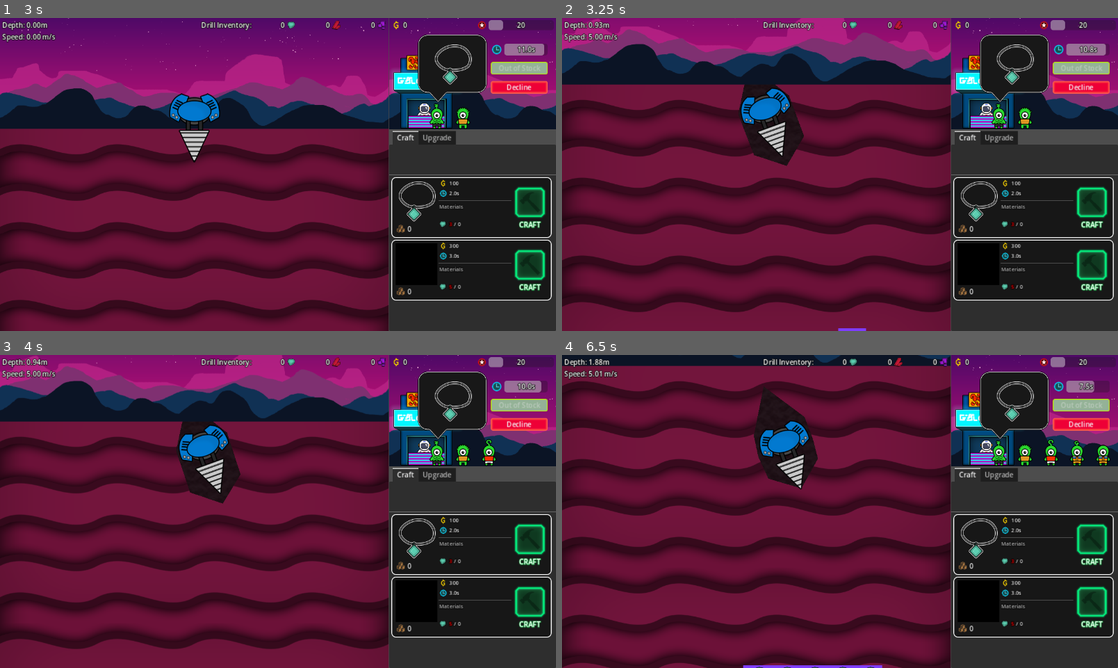
Above: before the commit, frames 1-4 (two rows, left to right).
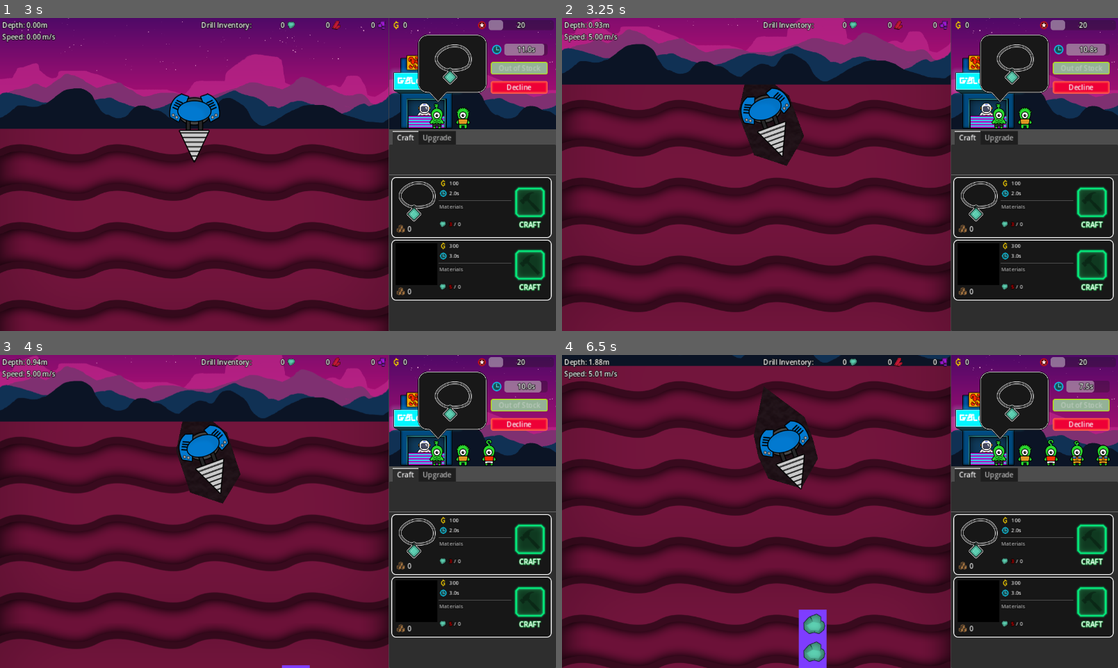
Above: after the commit, the same moments.

Repository: aNotSoCleverName/mechanicore
Game: Godot game, scene res://Main.tscn
Same seed, same stepped clock (60 frames per second), same inputs: the game is played once before the commit and once after it.
Inputs:
- Up to frame 1 (3 s): click "Continue" at 0.5 s; click "Continue" at 1.25 s; click "Decline" at 2 s; tap Enter (ui_accept) at 2.75 s; hold Right (ui_right) from 2.78 s (still down); tap R at 2.85 s
- Up to frame 2 (3.25 s): keep holding Right (ui_right); tap Enter (ui_accept) at 3.02 s
- Up to frame 3 (4 s): release Right (ui_right) at 3.53 s; hold Down (ui_down) from 3.53 s (still down); tap R at 3.6 s; tap Enter (ui_accept) at 3.77 s
- Up to frame 4 (6.5 s): release Down (ui_down) at 4.28 s; hold Right (ui_right) 4.28-5.03 s; tap R at 4.35, 5.1, 5.85 s; hold Up (ui_up) 5.03-5.78 s; tap Enter (ui_accept) at 5.27, 6.02 s; hold Left (ui_left) from 5.78 s (still down)

Frame 1 is identical in both runs. In frame 2, less than 0.1% of the frame differs, in the area x 49-55%, y 99-100%; in frame 3, less than 0.1%; in frame 4, 1.1%, in the area x 32-58%, y 81-100%.

Commit message:
Ore Manager.gd: Cleaned code

Diff:
--- a/Endless Run/Ores/Ore Manager.gd
+++ b/Endless Run/Ores/Ore Manager.gd
@@ -44,7 +44,7 @@
 	#endregion
 
 	#region Handle ore generation
-	self._initOreChunkFilePaths();
+	self._InitOreChunkFilePaths();
 
 	const chanceToNotGenerate: float = 0.2;
 	SignalBus_EndlessRun.drill_change_pos.connect(
@@ -61,7 +61,7 @@
 				GlobalProperty_EndlessRun.VIEWPORT_SIZE.y + GlobalProperty_EndlessRun.SURFACE_Y + self._prevLoadedChunkY,
 			);
 
-			var loadedChunk: OreChunk = self._generateOreChunk(chunkCenter);
+			var loadedChunk: OreChunk = self._GenerateOreChunk(chunkCenter);
 			if (loadedChunk == null):
 				return;
 			self._prevLoadedChunkY += loadedChunk.height;
@@ -77,7 +77,7 @@
 #endregion
 
 #region Private functions
-func _initOreChunkFilePaths():
+func _InitOreChunkFilePaths():
 	var dir: DirAccess = DirAccess.open(self.ORE_CHUNK_DIR_PATH);
 	var fileNames: PackedStringArray = dir.get_files();
 
@@ -93,7 +93,7 @@
 	self._oreChunkFilePaths = fileNames;
 
 var _possibleRotations: Array[int] = [0, 90, 180, 270];
-func _generateOreChunk(inTopLeft: Vector2) -> OreChunk:
+func _GenerateOreChunk(inTopLeft: Vector2) -> OreChunk:
 	var loadedChunkIndex: int = randi_range(0, self._oreChunkFilePaths.size() - 1);
 	var loadedChunk: OreChunk = load(self._oreChunkFilePaths[loadedChunkIndex]).instantiate();
 
@@ -105,11 +105,4 @@
 #endregion
 
 func _ready() -> void:
-	self._drill = self.find_parent("Endless Run").find_child("Drill");
-
-#func _placeOre(inOrePlaceholder: OrePlaceholder) -> void:
-	#var ore: Ore = self._popFromPool(inOrePlaceholder.oreType);
-	#if (ore == null):
-		#ore = preload("res://Endless Run/Ores/Ore.tscn").instantiate();
-		#ore.oreType = inOrePlaceholder.oreType;
-	#inOrePlaceholder.add_child(ore);
+	self._drill = GlobalProperty_EndlessRun.GetDrillNode(self);
